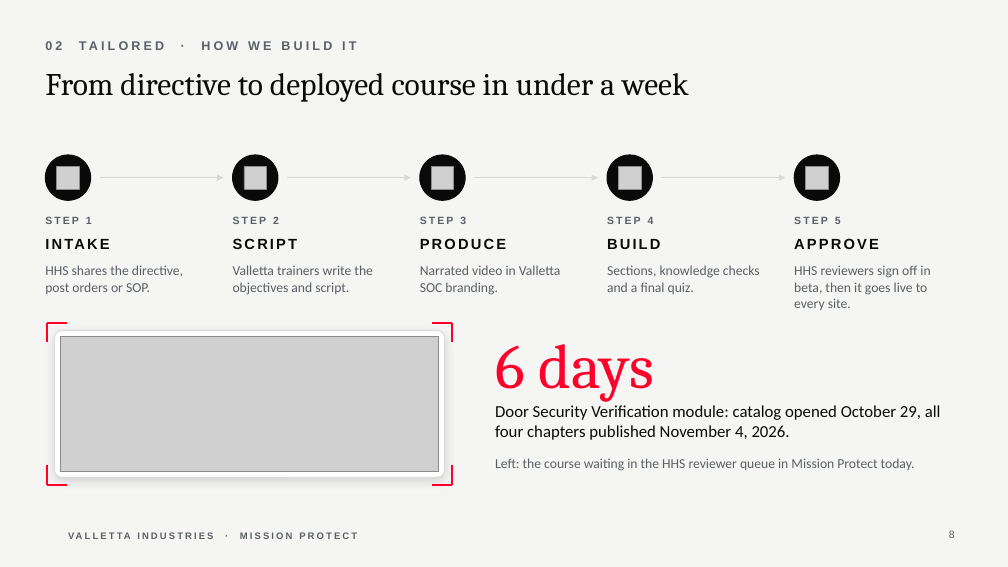
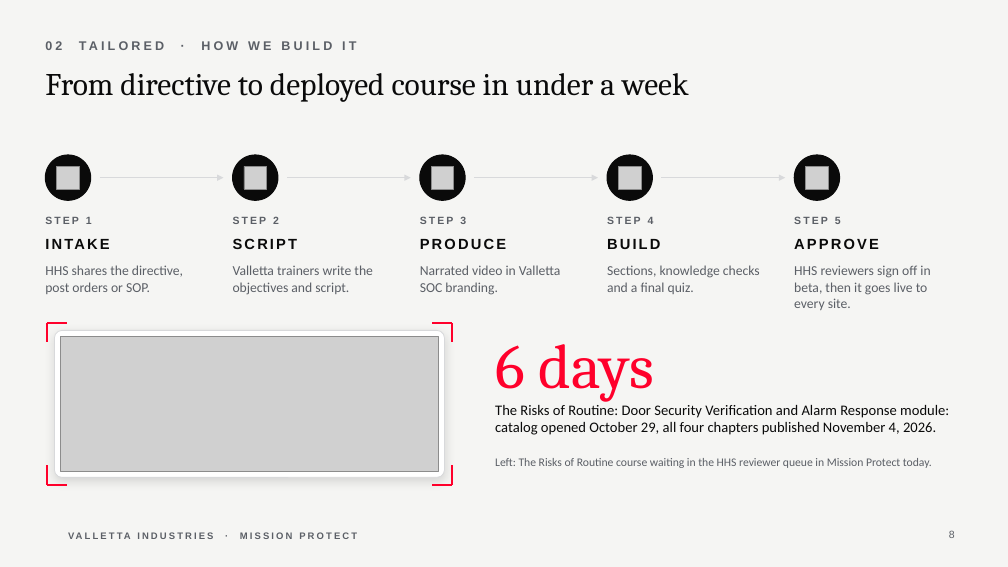
Before and after one commit to ideltoro05/valletta-design-system, a slide deck: slide 8 of decks/Valletta_HHS_Mission_Protect_Training.pptx. Drawn at 1008x567 pixels with LibreOffice and Linux fonts; fonts in the diff are those of the drawing; grey boxes stand for pictures; background and template pictures are left out. Boxes give left, top, right and bottom in pixels: in the first picture for what was removed or moved away, otherwise in the second. Text is boxed around its words. In the diff, an @@ line names an element or a change of style, - is before the commit and + after.

```diff
--- a/decks/Valletta_HHS_Mission_Protect_Training.pptx
+++ b/decks/Valletta_HHS_Mission_Protect_Training.pptx
@@ text at bbox=[495, 405, 949, 435]: text changed; size 16 to 13.9 pt @@
-Door Security Verification module: catalog opened October 29, all four chapters published November 4, 2026.
+The Risks of Routine: Door Security Verification and Alarm Response module: catalog opened October 29, all four chapters published November 4, 2026.
@@ text at bbox=[495, 458, 932, 468]: text changed; size 13 to 11.1 pt @@
-Left: the course waiting in the HHS reviewer queue in Mission Protect today.
+Left: The Risks of Routine course waiting in the HHS reviewer queue in Mission Protect today.
```
Also in this commit, not shown: 1 other slide changed.
